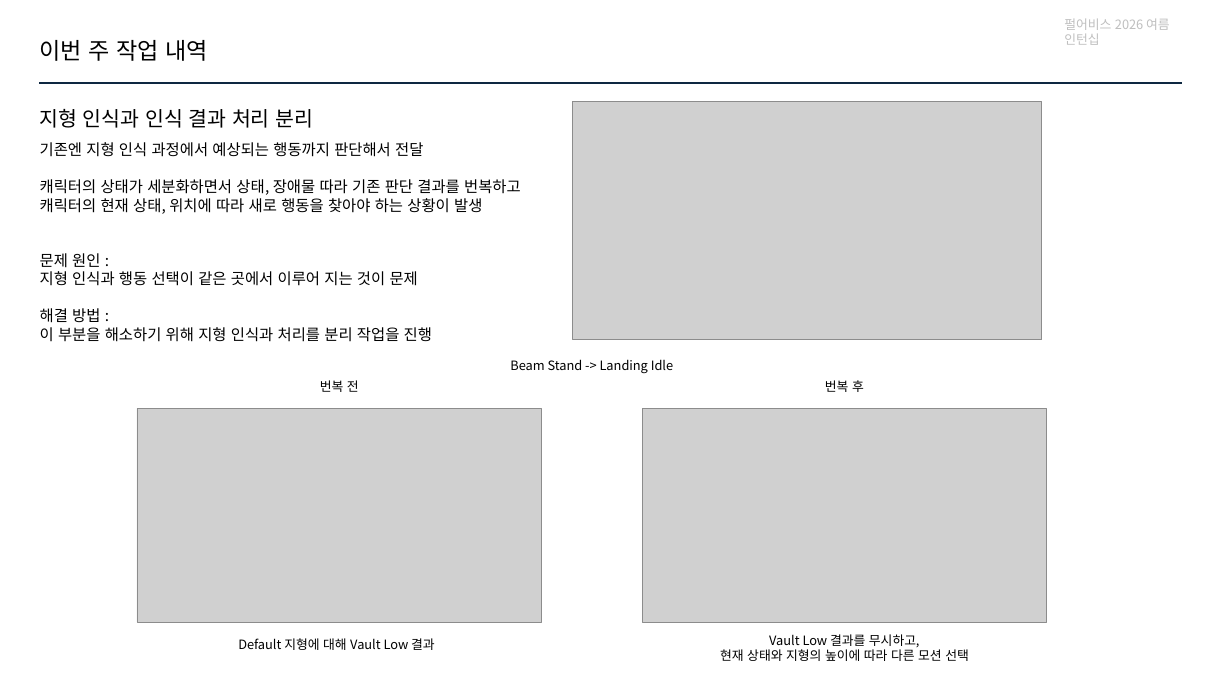
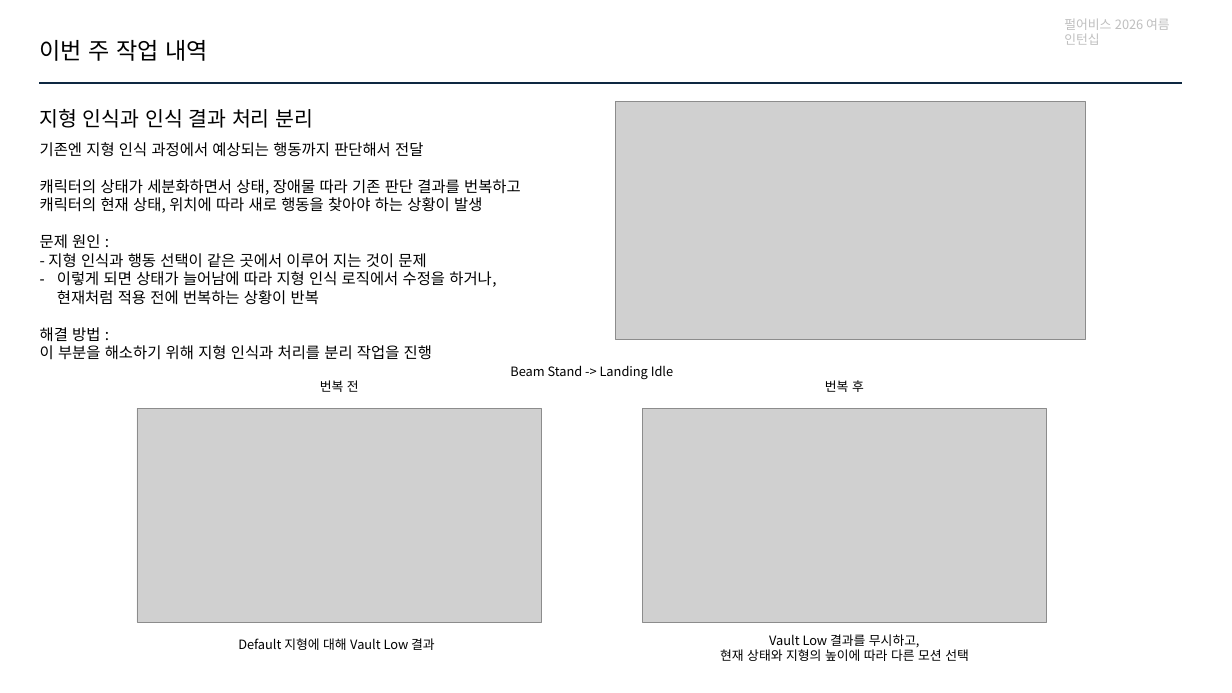
Before and after one commit to jhk0701/PA26-Character-Animation-Parkour, a slide deck: slide 2 of PPT/week5.pptx. Drawn at 1232x693 pixels with LibreOffice and Linux fonts; fonts in the diff are those of the drawing; grey boxes stand for pictures. Boxes give left, top, right and bottom in pixels: in the first picture for what was removed or moved away, otherwise in the second. Text is boxed around its words. In the diff, an @@ line names an element or a change of style, - is before the commit and + after.

```diff
--- a/PPT/week5.pptx
+++ b/PPT/week5.pptx
@@ picture: place and size @@
-picture at (573, 102, 1043, 340)
+picture at (616, 102, 1086, 340)
@@ text at (48, 253, 496, 305): text changed @@
-지형 인식과 행동 선택이 같은 곳에서 이루어 지는 것이 문제
+- 지형 인식과 행동 선택이 같은 곳에서 이루어 지는 것이 문제
+– 이렇게 되면 상태가 늘어남에 따라 지형 인식 로직에서 수정을 하거나,
+  현재처럼 적용 전에 번복하는 상황이 반복
@@ text "Beam Stand -> Landing Idle": place and size @@
-text "Beam Stand -> Landing Idle" at (510, 359, 673, 373)
+text "Beam Stand -> Landing Idle" at (510, 365, 673, 379)
```
Also in this commit, not shown: 2 other slides changed, 2 other files.
